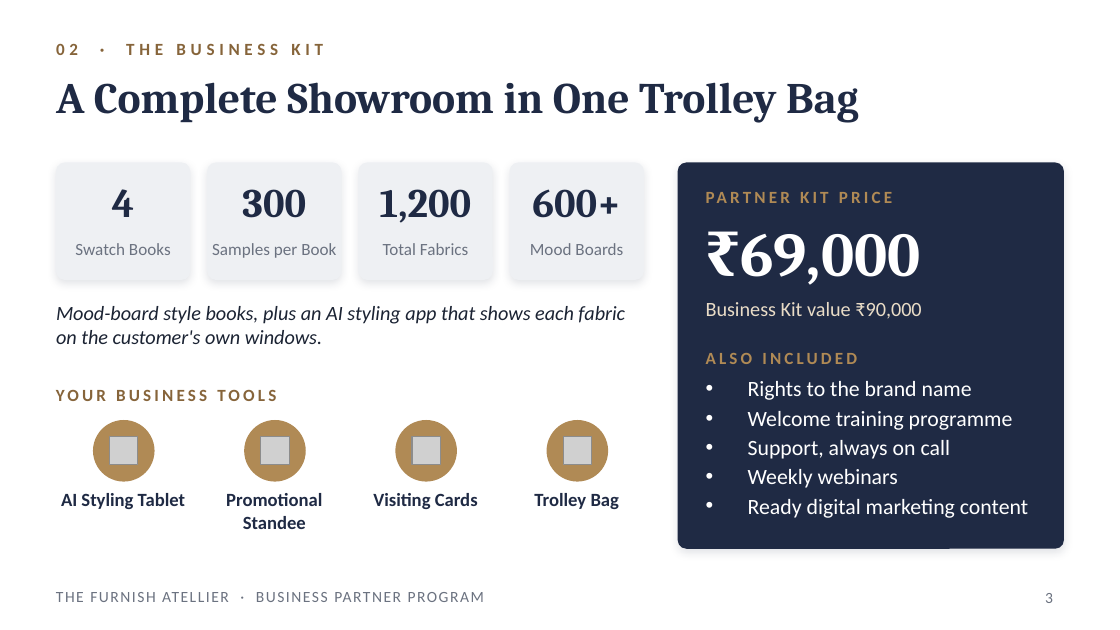
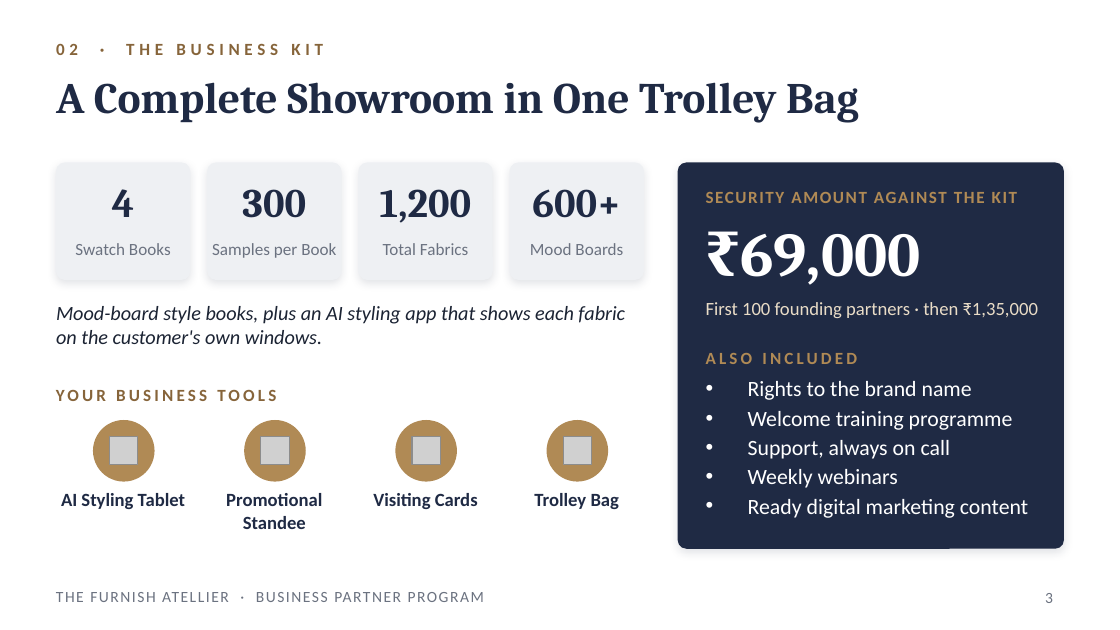
Before and after one commit to adybuildcon-a11y/adybuildcon, a slide deck: slide 3 of partner-deck/The_Furnish_Atellier_Partner_Program.pptx. Drawn at 1120x630 pixels with LibreOffice and Linux fonts; fonts in the diff are those of the drawing; grey boxes stand for pictures. Boxes give left, top, right and bottom in pixels: in the first picture for what was removed or moved away, otherwise in the second. Text is boxed around its words. In the diff, an @@ line names an element or a change of style, - is before the commit and + after.

```diff
--- a/partner-deck/The_Furnish_Atellier_Partner_Program.pptx
+++ b/partner-deck/The_Furnish_Atellier_Partner_Program.pptx
@@ text at (706, 192, 1017, 203): text changed @@
-PARTNER KIT PRICE
+SECURITY AMOUNT AGAINST THE KIT
@@ text at (706, 302, 1038, 318): text changed; size 13 to 12 pt @@
-Business Kit value ₹90,000
+First 100 founding partners · then ₹1,35,000
```
Also in this commit, not shown: 3 other slides changed, 2 other files.
